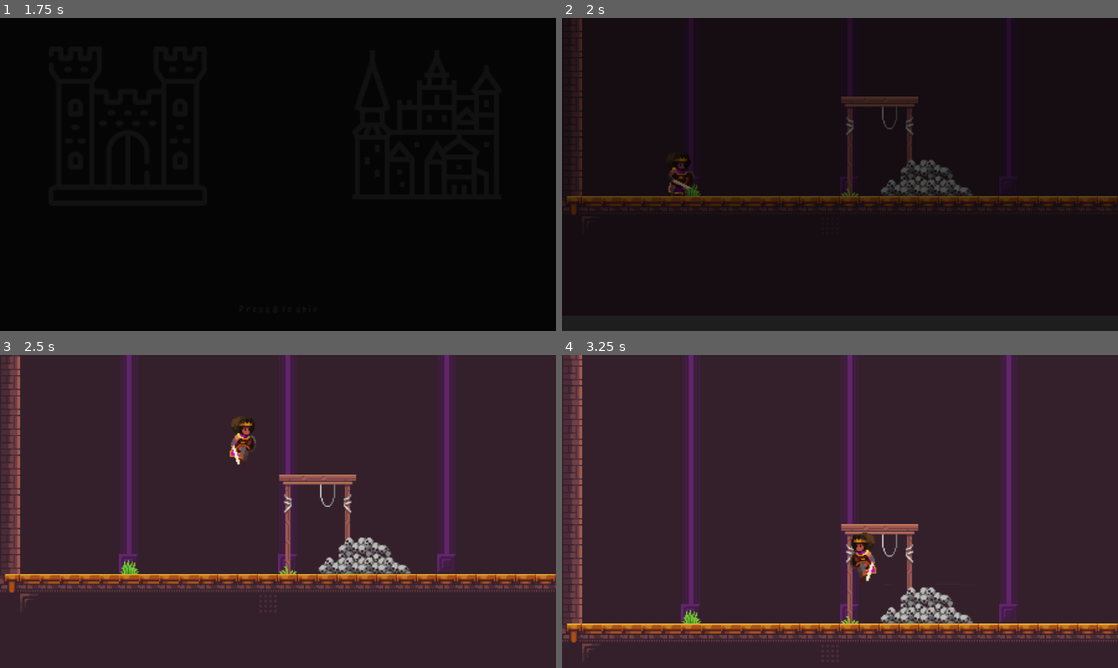
Above: before the commit, frames 1-4 (two rows, left to right).
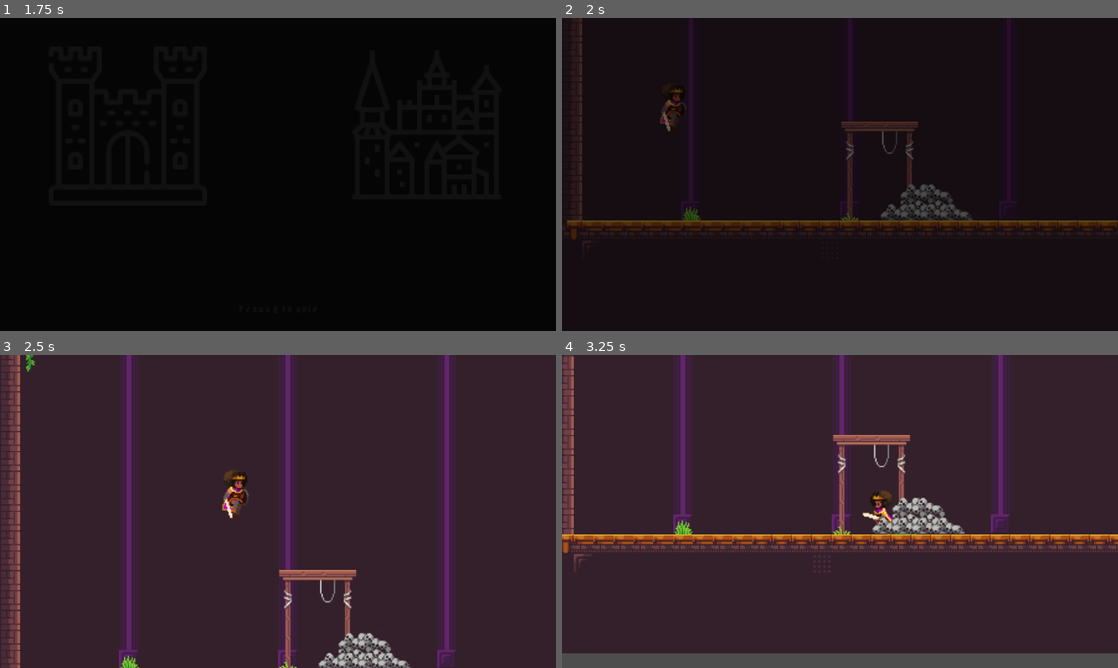
Above: after the commit, the same moments.

Repository: cncarey/MVMMay24
Game: Godot game, scene res://Menus/MainMenu.tscn
The game is run twice, just before and just after one commit, with the same random seed, the same clock (stepped at 60 frames per second) and the same inputs. The engine's default icon, where the game draws it, is replaced by a stand-in: a white triangle on a blue panel in a dark square.
Inputs (mouse positions are in pixels of both pictures, inside the frame that each line leads up to):
- Up to frame 1 (1.75 s): click "Start" at 0.5 s; tap B (Cancel) at 1.25 s; move the mouse to (400, 158) at 1.27 s; hold D (Right) from 1.28 s (still down); hold Space (Accept) from 1.28 s (still down); tap Up (Jump) at 1.52 s; tap E (Interact) at 1.55 s
- Up to frame 2 (2 s): keep holding D (Right); keep holding Space (Accept); tap Up (Jump) at 1.82 s
- Up to frame 3 (2.5 s): keep holding D (Right); move the mouse to (166, 527) at 2.02 s; release Space (Accept) at 2.03 s; tap E (Interact) at 2.1 s; tap Up (Jump) at 2.27, 2.3 s
- Up to frame 4 (3.25 s): tap Up (Jump) at 2.57, 2.85 s; move the mouse to (895, 442) at 2.77 s; release D (Right) at 2.78 s; hold A (Left) from 2.78 s (still down); hold Space (Accept) from 2.78 s (still down)

Frame 1 is identical in both runs. In frame 2, 7.5% of the frame differs, in the area x 0-100%, y 0-71%; in frame 3, 11%; in frame 4, 24%, in the area x 0-100%, y 0-100%.

Commit message:
#31 add tutorials for the gems and guardians
#31 add tutorials for the gems and guardians

Diff:
--- a/Characters/MainCharacter.gd
+++ b/Characters/MainCharacter.gd
@@ -39,11 +39,13 @@
 	camera_2d.limit_bottom = mapSizePixesls.y
 
 func _physics_process(delta):
+	handleGravity(delta)
 	if !Global.canPlayerMover:
+		velocity.x = 0
 		animation_player.play("idle" + lastDirection)
+		move_and_slide()
 		return;
-	handleGravity(delta)
-	#handleWallJump()
+
 	handleJump()
 
 	var direction = Input.get_axis("Left", "Right")
--- a/Objects/Door.gd
+++ b/Objects/Door.gd
@@ -12,6 +12,7 @@
 @onready var locked_sound = $LockedSound
 @onready var pass_through_sound = $PassThroughSound
 @export var speachSound : AudioStream
+@onready var tb_marker = $TBMarker
 
 var isTouching : bool = false
 
@@ -52,8 +53,8 @@
 				if locked_sound != null:
 					locked_sound.play()
 				if Global.openedDoors.size() <= 0:
-					DialougeManager.startDialogue(TouchIndicator.
-					global_position, ["There's got to be a key around here somewhere."],
+					DialougeManager.startDialogue( tb_marker.global_position,
+					["There's got to be a key around here somewhere."],
 					speachSound)
 				pass
 
--- a/Objects/Door.tscn
+++ b/Objects/Door.tscn
@@ -40,5 +40,7 @@
 
 [node name="PassThroughSound" type="AudioStreamPlayer2D" parent="."]
 
+[node name="TBMarker" type="Marker2D" parent="."]
+
 [connection signal="body_entered" from="." to="." method="doorEntered"]
 [connection signal="body_exited" from="." to="." method="doorExited"]
--- a/Objects/Gem.gd
+++ b/Objects/Gem.gd
@@ -3,6 +3,7 @@
 enum _gemType {gold, purple}
 
 @export var gemType : _gemType
+@export var speachSound : AudioStream
 
 func _ready():
 	hurtbox_component.hurt.connect(onPickUp.unbind(1))
@@ -22,6 +23,23 @@
 		addGem()
 
 func addGem():
+	match Global.collectedGems.size():
+		0:
+			DialougeManager.startDialogue( tb_marker.global_position,
+			["Is this what the orical sent me to get?",
+			"I've never seen something so beautiful.",
+			"I wonder if there are more down here."],
+			speachSound)
+		1:
+			if Global.guardianStatuses.size()  <=0:
+				DialougeManager.startDialogue( tb_marker.global_position,
+				["Now I just need to figure out where to put you."],
+				speachSound)
+			else:
+				DialougeManager.startDialogue( tb_marker.global_position,
+				["Let me take you back to that statue."],
+				speachSound)
+
 	Global.collectedGems[pickUpId] = true
 	if gemType == _gemType.gold:
 		Global.gems_gold += 1
--- a/Objects/Gem.tscn
+++ b/Objects/Gem.tscn
@@ -1,8 +1,9 @@
-[gd_scene load_steps=10 format=3 uid="uid://ce36676gjyd1v"]
+[gd_scene load_steps=11 format=3 uid="uid://ce36676gjyd1v"]
 
 [ext_resource type="PackedScene" uid="uid://diy8qh6tf7sco" path="res://Objects/PickUp.tscn" id="1_ypjuy"]
 [ext_resource type="Script" path="res://Objects/Gem.gd" id="2_2ygvq"]
 [ext_resource type="Texture2D" uid="uid://jytq0lfmeqms" path="res://Assets/dungeonTiles.png" id="3_1mjwr"]
+[ext_resource type="AudioStream" uid="uid://cwmtoy11ahqqc" path="res://Assets/sounds/talk.wav" id="3_yq37p"]
 
 [sub_resource type="Animation" id="Animation_u16wi"]
 length = 0.001
@@ -68,6 +69,7 @@
 [node name="Gem" instance=ExtResource("1_ypjuy")]
 script = ExtResource("2_2ygvq")
 gemType = 0
+speachSound = ExtResource("3_yq37p")
 
 [node name="Sprite2D" parent="." index="0"]
 scale = Vector2(1.5, 1.5)
@@ -77,7 +79,7 @@
 region_enabled = true
 region_rect = Rect2(241.1, 0, 64, 34)
 
-[node name="AnimationPlayer" parent="." index="1"]
+[node name="AnimationPlayer" parent="." index="2"]
 libraries = {
 "": SubResource("AnimationLibrary_8mfu2")
 }
--- a/Objects/Guardian.gd
+++ b/Objects/Guardian.gd
@@ -10,11 +10,15 @@
 @onready var gem_purple = $GemPurple
 @onready var TouchIndicator = $InteractionIndicator
 
+@onready var tb_marker = $TBMarker
+
 @export var powerUpName : String
 @export var powerUpTitle : String
 @export var powerUpImage : Texture
 @export var powerUpButton : Texture
 @export var powerUpDescription: String
+
+@export var speachSound : AudioStream
 
 var powerUp = preload("res://UI/PowerUpModal.tscn")
 var isTouching : bool = false
@@ -40,6 +44,12 @@
 
 func _unhandled_input(event):
 	if Input.is_action_just_pressed("Interact") && isTouching && Global.canPlayerMover:
+		var tbText = handleTBText()
+		if tbText.size() >= 1:
+			DialougeManager.startDialogue( tb_marker.global_position,
+			tbText,
+			speachSound)
+
 		if !Global.guardianStatuses.has(GuardianId + gold):
 			if Global.tryTakeGemsGold(1):
 				Global.guardianStatuses[GuardianId + gold] = true
@@ -61,3 +71,21 @@
 			_powerUp.powerUpDescription = powerUpDescription
 			OpenPopUp.emit(_powerUp)
 			pass
+
+func handleTBText() -> Array[String]:
+	var gemCount = maxi(Global.gems_gold, 0) + maxi(Global.gems_purple, 0)
+	match Global.guardianStatuses.size():
+		1:
+			if  gemCount <= 0:
+				return ["I guess I have to find the other one."]
+			else:
+				return [] #stay empty
+		0:
+			if  gemCount >= 2:
+				return [] #stay empty
+			elif  gemCount >= 1:
+				return ["Here's where this goes.", "I guess I have to find the other one."]
+			else:
+				return ["I wonder what goes in these hole."]
+		_:
+			return [] #stay empty
--- a/Objects/Guardian.tscn
+++ b/Objects/Guardian.tscn
@@ -1,6 +1,7 @@
-[gd_scene load_steps=6 format=3 uid="uid://ca1er6yso3wt0"]
+[gd_scene load_steps=7 format=3 uid="uid://ca1er6yso3wt0"]
 
 [ext_resource type="Script" path="res://Objects/Guardian.gd" id="1_rq71a"]
+[ext_resource type="AudioStream" uid="uid://cwmtoy11ahqqc" path="res://Assets/sounds/talk.wav" id="2_1n74p"]
 [ext_resource type="PackedScene" uid="uid://bsloe4rthghr6" path="res://Objects/InteractionIndicator.tscn" id="2_bjlge"]
 [ext_resource type="Texture2D" uid="uid://dvfaxhqef1dcj" path="res://Assets/cemetaryTiles.png" id="2_feb4b"]
 [ext_resource type="Texture2D" uid="uid://jytq0lfmeqms" path="res://Assets/dungeonTiles.png" id="3_4abq7"]
@@ -12,6 +13,7 @@
 collision_layer = 0
 collision_mask = 2
 script = ExtResource("1_rq71a")
+speachSound = ExtResource("2_1n74p")
 
 [node name="Statue" type="Sprite2D" parent="."]
 texture = ExtResource("2_feb4b")
@@ -40,5 +42,7 @@
 visible = false
 position = Vector2(0.149437, -31.376)
 
+[node name="TBMarker" type="Marker2D" parent="."]
+
 [connection signal="body_entered" from="." to="." method="guardianEntered"]
 [connection signal="body_exited" from="." to="." method="guardianExited"]
--- a/Objects/PickUp.gd
+++ b/Objects/PickUp.gd
@@ -7,6 +7,7 @@
 @onready var hurtbox_component = $HurtboxComponent
 @onready var hitbox_component = $HitboxComponent
 @onready var ani = $AnimationPlayer
+@onready var tb_marker = $TBMarker
 
 
 # Called when the node enters the scene tree for the first time.
--- a/Objects/PickUp.tscn
+++ b/Objects/PickUp.tscn
@@ -9,6 +9,8 @@
 script = ExtResource("1_rucxl")
 
 [node name="Sprite2D" type="Sprite2D" parent="."]
+
+[node name="TBMarker" type="Marker2D" parent="."]
 
 [node name="AnimationPlayer" type="AnimationPlayer" parent="."]
 root_node = NodePath("../Sprite2D")
--- a/Scenes/a_scene.tscn
+++ b/Scenes/a_scene.tscn
@@ -58,6 +58,9 @@
 doorId = "A_B-1"
 returnDoorId = "B_A-2"
 
+[node name="TBMarker" parent="Doors/Door_B1" index="7"]
+position = Vector2(-99, -17)
+
 [node name="Door_C1" parent="Doors" index="1" instance=ExtResource("2_kti2w")]
 position = Vector2(678, 87)
 destination = "res://Scenes/c_scene.tscn"
@@ -73,12 +76,15 @@
 isOpen = true
 
 [node name="MainPlayer" parent="." index="2"]
-position = Vector2(70.6999, 456.3)
+position = Vector2(66.5002, 469.2)
 
 [node name="Gem_Purple" parent="Gems" index="0" instance=ExtResource("3_uxss0")]
 position = Vector2(43.2386, 43.1133)
 gemType = 1
 pickUpId = "A_Purple"
+
+[node name="TBMarker" parent="Gems/Gem_Purple" index="1"]
+position = Vector2(118.462, 97.4867)
 
 [node name="Platform" parent="." index="6" instance=ExtResource("4_rrve2")]
 position = Vector2(635, 136)
@@ -96,4 +102,6 @@
 [node name="Ruin" parent="." index="13" instance=ExtResource("5_je61e")]
 position = Vector2(295, 464)
 
+[editable path="Doors/Door_B1"]
+[editable path="Gems/Gem_Purple"]
 [editable path="Platform"]
--- a/Scenes/e_scene.tscn
+++ b/Scenes/e_scene.tscn
@@ -73,7 +73,7 @@
 isOpen = true
 
 [node name="MainPlayer" parent="." index="2"]
-position = Vector2(273.425, 91.9651)
+position = Vector2(254.437, 85.8241)
 
 [node name="Key" parent="Keys" index="0" instance=ExtResource("2_jooma")]
 position = Vector2(47, 151)
@@ -82,6 +82,9 @@
 [node name="Gem" parent="Gems" index="0" instance=ExtResource("4_bqe0s")]
 position = Vector2(830, 78)
 pickUpId = "E_Gold"
+
+[node name="TBMarker" parent="Gems/Gem" index="1"]
+position = Vector2(-78.4667, -2.07538)
 
 [node name="MovingPlatform" parent="." index="8" instance=ExtResource("2_0spnq")]
 position = Vector2(48, 118)
@@ -101,4 +104,5 @@
 "": SubResource("AnimationLibrary_3657h")
 }
 
+[editable path="Gems/Gem"]
 [editable path="MovingPlatform2"]
--- a/UI/DialougeManager.gd
+++ b/UI/DialougeManager.gd
@@ -48,15 +48,17 @@
 
 		currentLineIndex += 1
 		if currentLineIndex >= diaglogLines.size():
-			isActive = false
-			currentLineIndex = 0
-			Global.canPlayerMover = true
+			resetTB()
 			finishedDisplaying.emit()
 			return
 		else:
 			showTextBox()
 
 	if event.is_action_pressed("Cancel") && isActive:
-		isActive = false
-		Global.canPlayerMover = true
+		resetTB()
 		textBox.queue_free()
+
+func resetTB():
+	isActive = false
+	Global.canPlayerMover = true
+	currentLineIndex = 0
